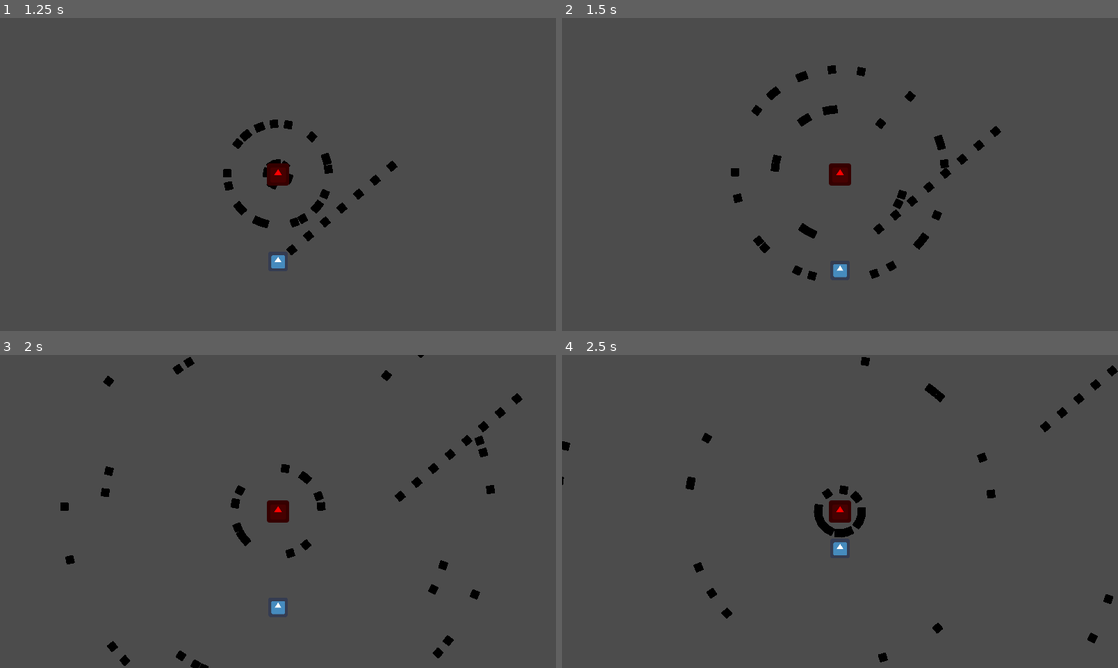
Above: before the commit, frames 1-4 (two rows, left to right).
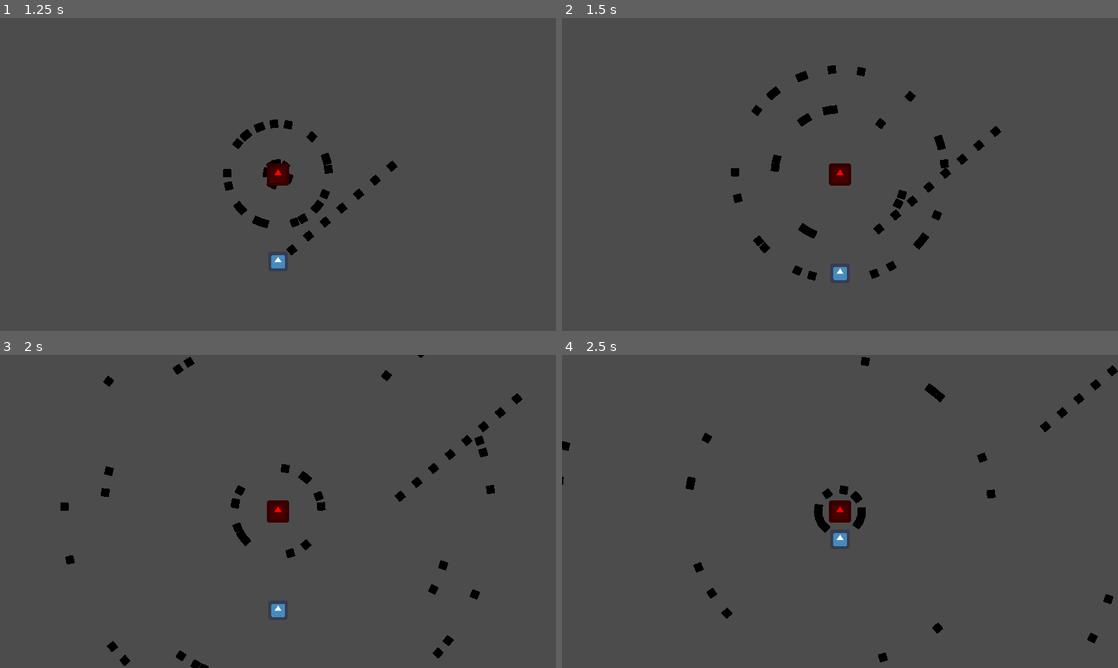
Above: after the commit, the same moments.

Repository: warriormaster12/HeartTale
Game: Godot game, scene res://Levels/BossLevel.tscn
The game is run twice, just before and just after one commit, with the same random seed, the same clock (stepped at 60 frames per second) and the same inputs. The engine's default icon, where the game draws it, is replaced by a stand-in: a white triangle on a blue panel in a dark square.
Inputs (mouse positions are in pixels of both pictures, inside the frame that each line leads up to):
- Up to frame 1 (1.25 s): tap Enter at 0.5 s; move the mouse to (400, 158) at 0.52 s; press the mouse at (400, 158) at 0.53 s
- Up to frame 2 (1.5 s): move the mouse to (728, 190) at 1.27 s; release the mouse at (728, 190) at 1.28 s; tap S (move_b) at 1.35 s
- Up to frame 3 (2 s): no input
- Up to frame 4 (2.5 s): move the mouse to (895, 442) at 2.02 s; hold W (move_f) from 2.03 s (still down)

Frame 1 is identical in both runs. In frame 2, less than 0.1% of the frame differs, in the area x 48-52%, y 78-84%; in frame 3, less than 0.1%; in frame 4, 0.2%, in the area x 47-53%, y 54-64%.

Commit message:
fixed movement to support delta

Diff:
--- a/GameObjects/Enemy/BehaviourTree/BTRoot.gd
+++ b/GameObjects/Enemy/BehaviourTree/BTRoot.gd
@@ -29,20 +29,20 @@
 				ai_target_node._spawn_bullets_at_once()
 		elif stages == 2:
 			_wait(1.0)
-			ai_target_node._spawn_bullet_rotation()
+			ai_target_node._spawn_bullet_rotation(delta)
 		elif stages == 3:
 			_wait(3.0)
 		elif stages == 4:
 			_wait(5.0)
-			ai_target_node._shoot_laser()
+			ai_target_node._shoot_laser(delta)
 			_wait(5.0)
 		elif stages == 5:
 			if do_once == true:
 				do_once = false
 				ai_target_node.can_move = true
-			print(ai_target_node.can_move)
+
 			if ai_target_node.can_move == false:
-				_wait(5.0)
+				_wait(2.5)
 
 
 
--- a/GameObjects/Enemy/Enemy.gd
+++ b/GameObjects/Enemy/Enemy.gd
@@ -7,6 +7,7 @@
 export var health = 5000
 export(Array, NodePath) var targets
 export (NodePath) var sfx_audio_source
+export (float) var speed = 3.0
 
 onready var rotator_node = get_node("rotator")
 onready var timer = get_node("BulletSpawnDelay")
@@ -42,21 +43,23 @@
 
 	_calculate_health()
 	_calculate_position(delta)
+	print(rotator_node.rotation_degrees )
 
 
 
 
-func _spawn_bullet_rotation():
-	rotator_node.rotate(1)
+func _spawn_bullet_rotation(delta):
+	rotator_node.rotation_degrees += 10 * delta
+	#rotator_node.rotate(200 * delta)
 	var bullet_instance = bullet.instance()
 	bullet_instance.position = rotator_node.position
 	bullet_instance.rotation = rotator_node.rotation
 	get_parent().add_child(bullet_instance)
 	sfx_audio_source_node.play()
 
-func _shoot_laser():
+func _shoot_laser(delta):
 	var bullet_instance = bullet.instance()
-	rotator_node.rotate(0.02)
+	rotator_node.rotate(1.3 * delta)
 	bullet_instance.position = rotator_node.position
 	bullet_instance.rotation = rotator_node.rotation
 	get_parent().add_child(bullet_instance)
@@ -88,7 +91,7 @@
 	var distance = current_target.position - self.position
 	new_pos = current_target.position
 	if move_count < 10 && can_move == true:
-		if(distance.length() > 300):
+		if(distance.length() > 100):
 			_move(delta)
 		else:
 			move_count +=1
@@ -105,7 +108,7 @@
 func _move(delta):
 	rotator_node.position = self.position
 	var t = 0
-	t += delta * 1.0
+	t += delta * speed
 	self.position = self.position.linear_interpolate(new_pos, t)
 
 func _on_Timer_timeout():
--- a/GameObjects/Player/Player.gd
+++ b/GameObjects/Player/Player.gd
@@ -10,6 +10,7 @@
 export (NodePath) var sfx_audio_source
 
 var direction = Vector2()
+var velocity = Vector2()
 onready var rotator_node = get_node("rotator")
 onready var timer = get_node("ShootingTimer")
 onready var sfx_audio_source_node = get_node(sfx_audio_source)
@@ -47,9 +48,9 @@
 		_shoot()
 
 	direction = direction.normalized()
-	direction = direction * Speed
+	velocity = direction * Speed * delta
 
-	direction = move_and_slide(direction)
+	move_and_collide(velocity)
 
 func _shoot():
 	var bullet_instance = bullet.instance()
--- a/Levels/BossLevel.tscn
+++ b/Levels/BossLevel.tscn
@@ -8,22 +8,26 @@
 
 [node name="Player" parent="." instance=ExtResource( 1 )]
 position = Vector2( 512, 500 )
+Speed = 400.0
 
 [node name="Enemy" parent="." instance=ExtResource( 2 )]
 position = Vector2( 512, 300 )
 fire_delay = 0.6
 health = 5000
-targets = [ NodePath("../Target"), NodePath("../Target2"), NodePath("../Target3") ]
+targets = [ NodePath("../Target"), NodePath("../Target2"), NodePath("../Target3"), NodePath("../Target4") ]
 
 [node name="CustomCamera" parent="." instance=ExtResource( 3 )]
 position = Vector2( 512, 300 )
 current = true
 
 [node name="Target" type="Node2D" parent="."]
-position = Vector2( 100, 400 )
+position = Vector2( -62.1436, 291.31 )
 
 [node name="Target2" type="Node2D" parent="."]
-position = Vector2( 955.599, 121.4 )
+position = Vector2( 513.713, 623.867 )
 
 [node name="Target3" type="Node2D" parent="."]
-position = Vector2( 1029.14, 548.492 )
+position = Vector2( 1087.94, 295.477 )
+
+[node name="Target4" type="Node2D" parent="."]
+position = Vector2( 506.25, -2.68622 )
--- a/project.godot
+++ b/project.godot
@@ -23,6 +23,7 @@
 
 window/size/width=1280
 window/size/height=720
+window/vsync/use_vsync=false
 window/stretch/mode="2d"
 window/stretch/aspect="expand"
 
@@ -60,4 +61,5 @@
 
 [rendering]
 
+threads/thread_model=2
 environment/default_environment="res://default_env.tres"
